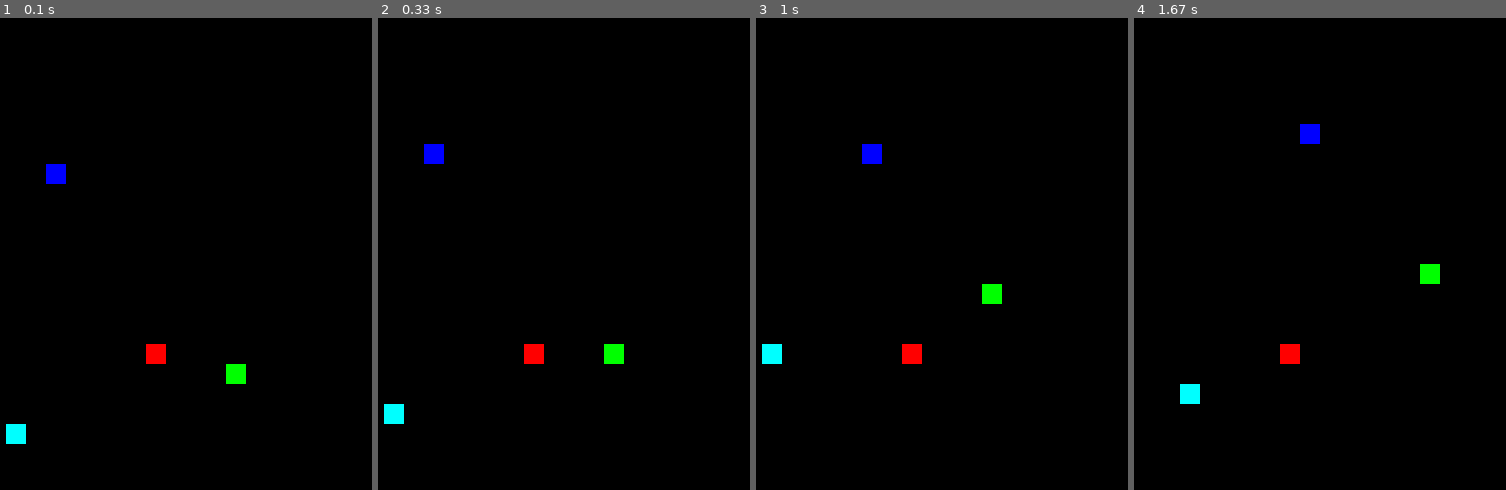
Above: before the commit, frames 1-4 (left to right).
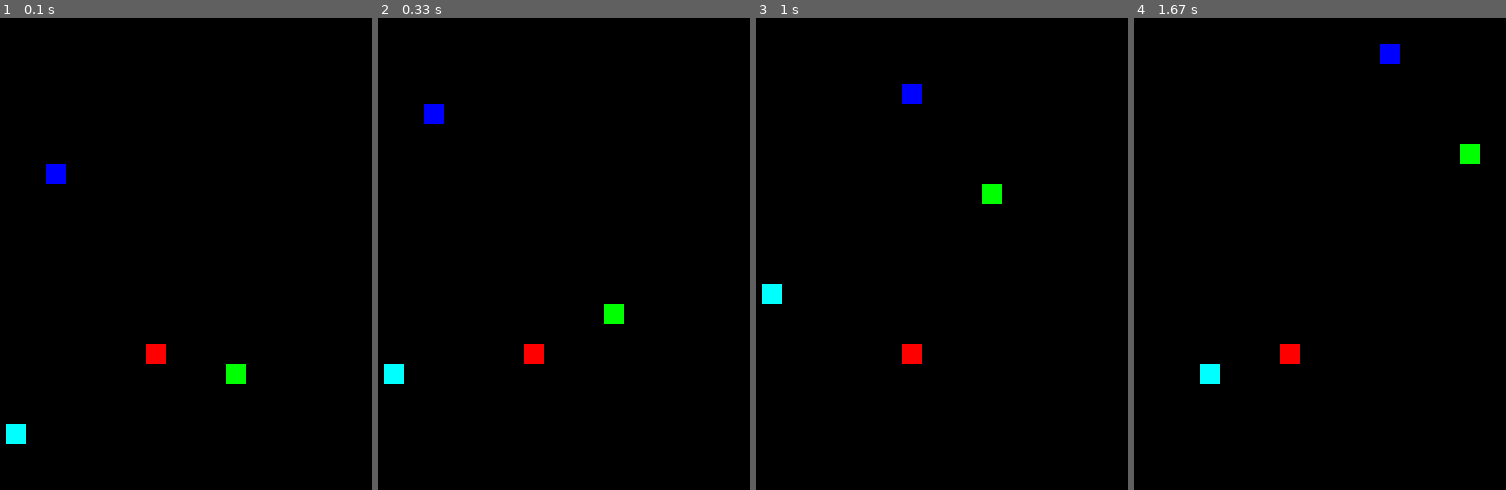
Above: after the commit, the same moments.

Repository: annego15/Pygame-Snake
Game: pygame game, started from snake.py
Same seed, same stepped clock (60 frames per second), same inputs: the game is played once before the commit and once after it.
Inputs:
- Up to frame 1 (0.1 s): no input
- Up to frame 2 (0.33 s): no input
- Up to frame 3 (1 s): hold Right 0.33-0.8 s; hold Up from 0.83 s (still down); hold W from 0.83 s (still down); tap J at 0.9 s; tap K at 0.98 s
- Up to frame 4 (1.67 s): release Up at 1.13 s; release W at 1.13 s; hold Right 1.17-1.63 s; hold D 1.17-1.63 s; tap J at 1.23 s

Frame 1 is identical in both runs. In frame 2, 1.4% of the frame differs, in the area x 1-67%, y 18-87%; in frame 3, 1.4%; in frame 4, 1.4%.

Commit message:
improve object placement

Diff:
--- a/snake.py
+++ b/snake.py
@@ -32,6 +32,7 @@
         self.direction = 0      # 0 = up, 1 = right, 2 = down, 3 = left
         self.game_over_player = False
         self.food_eaten = False
+        self.player_rect = pygame.Rect(0, 0, cell_size, cell_size)
         game.add_player(self)
 
     def update_player(self, game):
@@ -64,8 +65,13 @@
         self.snake_tiles_x.insert(0, x)
         self.snake_tiles_y.insert(0, y)
 
-
-def calc_coordinates(x, y):
+    def draw_player(self, screen):
+        for i in range(len(self.snake_tiles_x)):
+            self.player_rect.x, self.player_rect.y = to_pixel(self.snake_tiles_x[i], self.snake_tiles_y[i])
+            pygame.draw.rect(screen, self.color, self.player_rect)
+
+
+def to_pixel(x, y):
     return x * cell_size, y * cell_size
 
 
@@ -76,6 +82,8 @@
         self.screen = screen_
         self.game_over = False
         self.players = []
+        x, y = to_pixel(self.food_x, self.food_y)
+        self.food_rect = pygame.Rect(x, y, cell_size, cell_size)
 
     def add_player(self, player):
         self.players.append(player)
@@ -103,6 +111,7 @@
         for player in self.players:
             if player.game_over_player:
                 self.players.remove(player)
+                del player
 
         # update food position if eaten
         if food_eaten:
@@ -121,19 +130,16 @@
                                 found_good_position = False
                                 break
                 # repeat loop if collision is found
+            # update position of food if good new position is found
+            self.food_rect.x, self.food_rect.y = to_pixel(self.food_x, self.food_y)
 
     def draw_game(self):
         self.screen.fill(BLACK)
         # draw all players
         for player in self.players:
-            for i in range(len(player.snake_tiles_x)):
-                x, y = calc_coordinates(player.snake_tiles_x[i], player.snake_tiles_y[i])
-                a_rect = pygame.Rect(x, y, cell_size, cell_size)
-                pygame.draw.rect(self.screen, player.color, a_rect)
+            player.draw_player(self.screen)
         # draw food
-        x, y = calc_coordinates(self.food_x, self.food_y)
-        a_rect = pygame.Rect(x, y, cell_size, cell_size)
-        pygame.draw.rect(self.screen, RED, a_rect)
+        pygame.draw.rect(self.screen, RED, self.food_rect)
 
 
 def change_direction(player, event):
@@ -166,8 +172,7 @@
     Player(my_game, BLUE, K_UP, K_RIGHT, K_DOWN, K_LEFT)
     Player(my_game, CYAN, K_u, K_k, K_j, K_h)
 
-
-    fps = 5  # frames per second setting
+    fps = 10  # frames per second setting
     fps_clock = pygame.time.Clock()
     is_running = True
     while is_running:   # the main game loop
